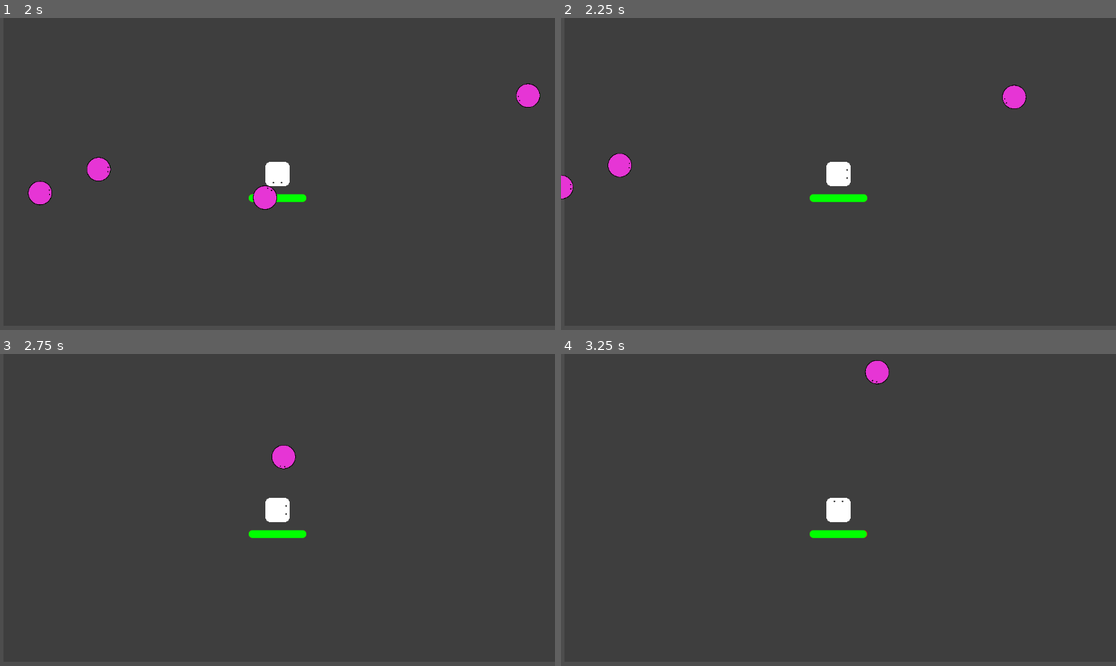
Above: before the commit, frames 1-4 (two rows, left to right).
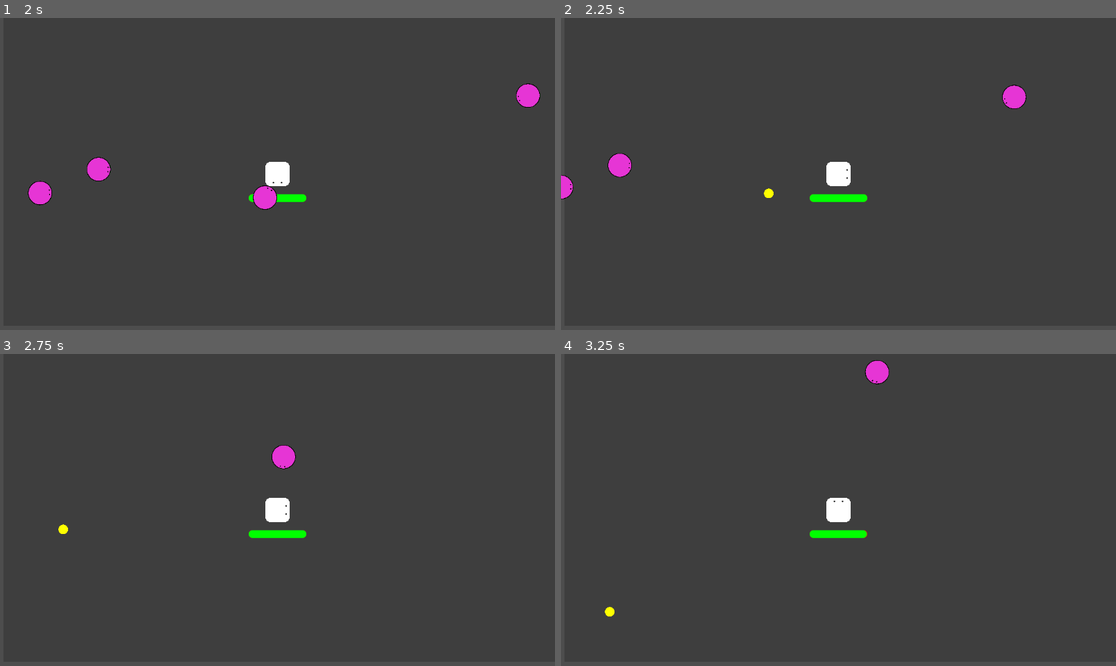
Above: after the commit, the same moments.

Repository: YamatoRyukyu/Unordered
Game: Godot game, scene res://Scenes/survive_game.tscn
Same seed, same stepped clock (60 frames per second), same inputs: the game is played once before the commit and once after it.
Inputs:
- Up to frame 1 (2 s): tap Enter at 0.5 s; hold Right (move_right) 0.53-1.28 s; hold Down (move_down) from 1.28 s (still down)
- Up to frame 2 (2.25 s): release Down (move_down) at 2.03 s; hold Right (move_right) from 2.03 s (still down)
- Up to frame 3 (2.75 s): keep holding Right (move_right)
- Up to frame 4 (3.25 s): release Right (move_right) at 2.78 s; hold Up (move_up) from 2.78 s (still down)

Frame 1 is identical in both runs. In frame 2, less than 0.1% of the frame differs, in the area x 36-39%, y 54-58%; in frame 3, less than 0.1%; in frame 4, less than 0.1%, in the area x 7-10%, y 81-85%.

Commit message:
[feature]exp drop and gotten

Diff:
--- a/Scenes/Mobs/mob.gd
+++ b/Scenes/Mobs/mob.gd
@@ -1,11 +1,13 @@
 extends CharacterBody2D
 
 var player
+var exp_manager
 var health
 @export var attack: float
 
 func _ready() -> void:
 	player = get_node("/root/Game/Player")
+	exp_manager = get_node("/root/Game/ExpManager")
 	health =3
 
 func _physics_process(delta: float) -> void:
@@ -25,4 +27,5 @@
 	health -=damage
 
 	if health <=0:
+		exp_manager.spawn(global_position)
 		queue_free()
--- a/Scenes/Player/player.gd
+++ b/Scenes/Player/player.gd
@@ -6,12 +6,13 @@
 @export var health: float
 var action_index
 var action_len
+var exp:float
 
 func _ready() -> void:
 	$ActionTimer.wait_time = 1.0
 	action_index =0
 	action_len =1
-
+	exp =0.0
 
 func _physics_process(delta):
 	var direction = Input.get_vector("move_left", "move_right","move_up", "move_down")
@@ -34,3 +35,6 @@
 	health -= damage
 	if health <= 0.0:
 		health_depleted.emit()
+
+func get_exp():
+	exp +=1
--- /dev/null
+++ b/Scenes/exp_manager.gd
@@ -0,0 +1,11 @@
+extends Node2D
+
+var ExpOrb:PackedScene
+
+func _ready() -> void:
+	ExpOrb = preload("res://Scenes/experience_orb.tscn")
+
+func spawn(position:Vector2):
+	var exp_scene = ExpOrb.instantiate()
+	exp_scene.global_position = position
+	get_tree().root.add_child(exp_scene)
--- /dev/null
+++ b/Scenes/experience_orb.tscn
@@ -0,0 +1,23 @@
+[gd_scene load_steps=4 format=3 uid="uid://14j2i6iq571e"]
+
+[ext_resource type="Script" uid="uid://ck0545k8a115d" path="res://Scripts/exp.gd" id="1_8071p"]
+[ext_resource type="Texture2D" uid="uid://cvb3hj6o5l215" path="res://Pictures/circul.png" id="1_h6c7h"]
+
+[sub_resource type="CircleShape2D" id="CircleShape2D_8071p"]
+radius = 11.0
+
+[node name="ExperienceOrb" type="Area2D"]
+z_index = -1
+collision_layer = 32
+collision_mask = 2
+script = ExtResource("1_8071p")
+
+[node name="CollisionShape2D" type="CollisionShape2D" parent="."]
+shape = SubResource("CircleShape2D_8071p")
+
+[node name="Sprite2D" type="Sprite2D" parent="."]
+modulate = Color(1, 1, 0, 1)
+scale = Vector2(0.04, 0.04)
+texture = ExtResource("1_h6c7h")
+
+[connection signal="body_entered" from="." to="." method="_on_body_entered"]
--- a/Scenes/survive_game.tscn
+++ b/Scenes/survive_game.tscn
@@ -1,8 +1,9 @@
-[gd_scene load_steps=5 format=3 uid="uid://7iibam0arwit"]
+[gd_scene load_steps=6 format=3 uid="uid://7iibam0arwit"]
 
 [ext_resource type="Script" uid="uid://x82fgm2dlvrh" path="res://Scenes/survive_game.gd" id="1_40q2b"]
 [ext_resource type="PackedScene" uid="uid://wstvskhsbghf" path="res://Scenes/Player/Player.tscn" id="1_74p8y"]
 [ext_resource type="PackedScene" uid="uid://duy05ssb45hrk" path="res://Scenes/HUD/hp_bar.tscn" id="3_40q2b"]
+[ext_resource type="Script" uid="uid://dv0vjuq65lx2t" path="res://Scenes/exp_manager.gd" id="4_d1rg3"]
 
 [sub_resource type="Curve2D" id="Curve2D_d1rg3"]
 _data = {
@@ -76,5 +77,8 @@
 target = NodePath("../Player")
 relative = Vector2(0, 50)
 
+[node name="ExpManager" type="Node2D" parent="."]
+script = ExtResource("4_d1rg3")
+
 [connection signal="health_depleted" from="Player" to="." method="_on_player_health_depleted"]
 [connection signal="timeout" from="spawn_timer" to="." method="_on_timer_timeout"]
--- /dev/null
+++ b/Scripts/exp.gd
@@ -0,0 +1,7 @@
+extends Area2D
+
+
+
+func _on_body_entered(body: Node2D) -> void:
+	body.get_exp()
+	queue_free()
Not shown, added: Scenes/exp_manager.gd.uid
Not shown, added: Scripts/exp.gd.uid
